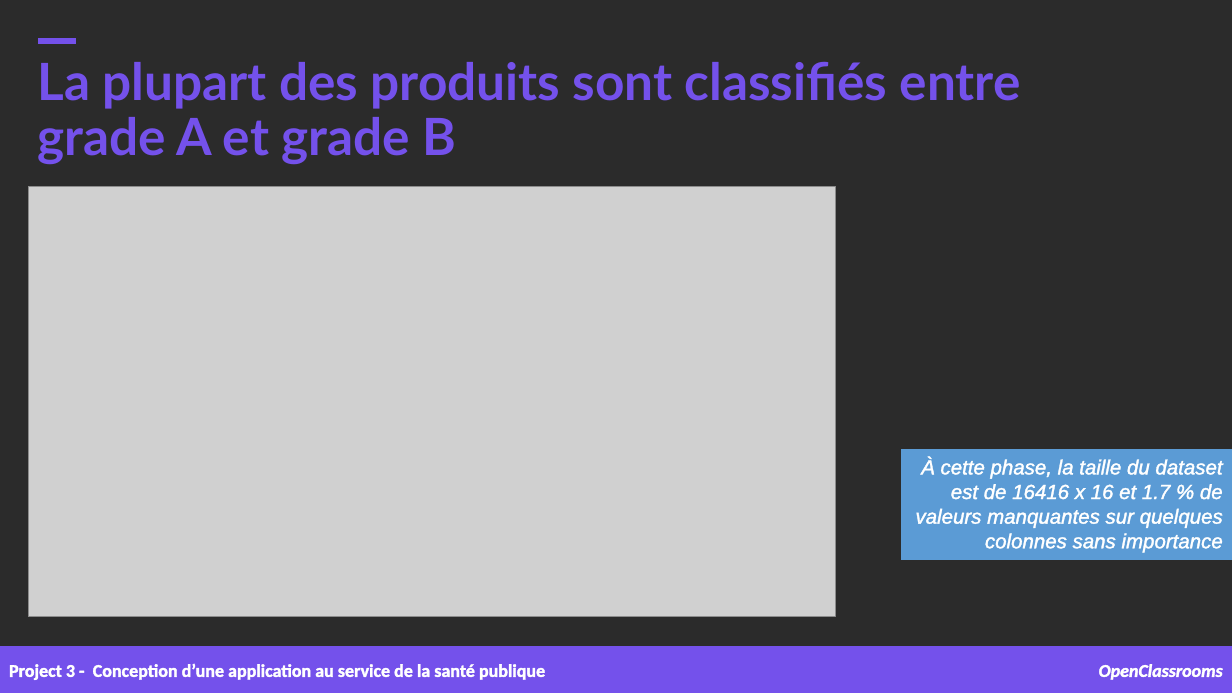
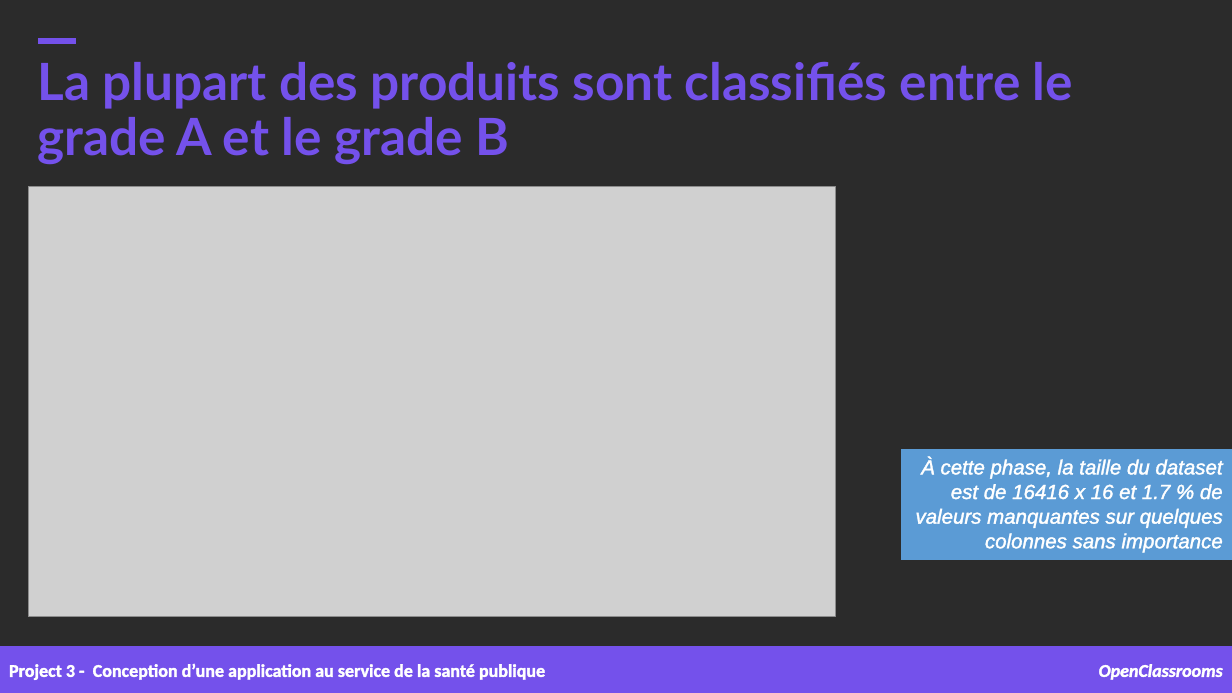
Before and after one commit to samirhinojosa/OC-P3-design-application-public-health, a slide deck: slide 23 of supports/P3_02_presentation v1.pptx (slide 24 before the commit). Drawn at 1232x693 pixels with LibreOffice and Linux fonts; fonts in the diff are those of the drawing; grey boxes stand for pictures; background and template pictures are left out; a plain dark background stands for a picture behind light text. Boxes give left, top, right and bottom in pixels: in the first picture for what was removed or moved away, otherwise in the second. Text is boxed around its words. In the diff, an @@ line names an element or a change of style, - is before the commit and + after.

```diff
--- a/supports/P3_02_presentation v1.pptx
+++ b/supports/P3_02_presentation v1.pptx
@@ text at (x1=38, y1=61, x2=1073, y2=165): text changed @@
-La plupart des produits sont classifiés entre grade A et grade B
+La plupart des produits sont classifiés entre le grade A et le grade B
```
Also in this commit, not shown: 10 other slides changed, 1 slide removed, 1 other file.
